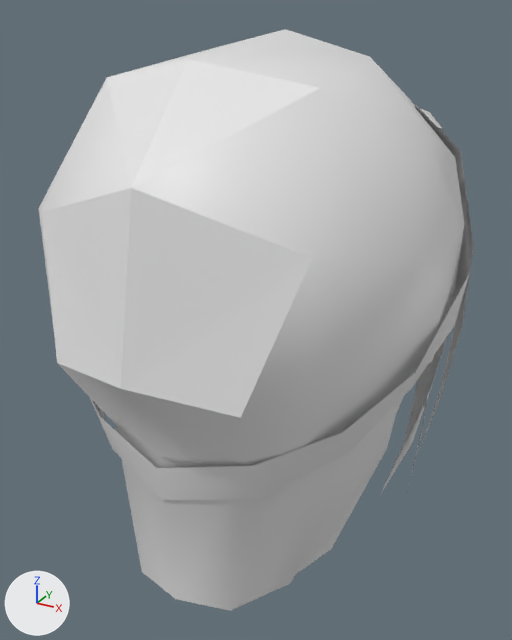
Renders of the glTF model assets/Converted Models/HairStyle/Human Female/Mage Female Hair 35.glb from each side of a commit.
Both versions are drawn from a camera (50 mm lens) standing at (0.126, -0.232, 0.158) and looking at (-0.001, -0.001, 0.042). The lights are fixed; the arrows at lower left show +X, +Y and +Z. The picture after the commit comes second.

In view in the first picture: '��ʦŮͷ��35_0', '��ʦŮͷ��35_1'.
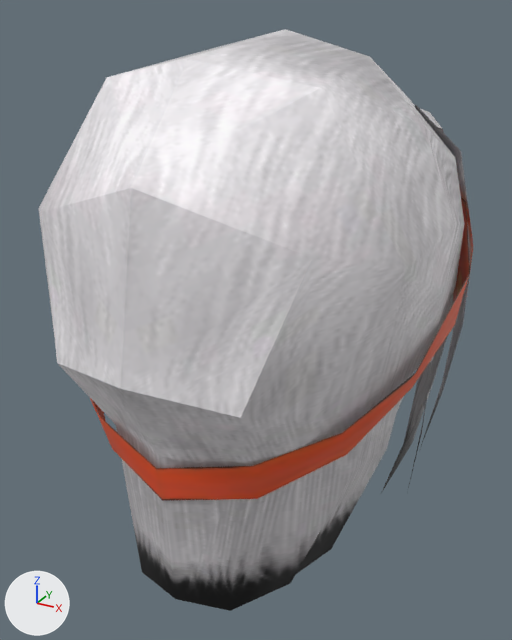
The change in detail:
Picture 'tex_6960625011649863546.dds' (img_tex_6960625011649863546_dds) is new.
Picture 'tex_6055092352253804169.dds' (img_tex_6055092352253804169_dds) is new.
Material '法师女头发35_1_mat' (mat_法师女头发35_1_mat) is new.
Its texture is img_tex_6960625011649863546_dds.
Material '法师女头发35_0_mat' (mat_法师女头发35_0_mat) is new.
Its texture is img_tex_6055092352253804169_dds.
me_ʦůͷ__35_0 has 171 vertices, 210 faces and spans x -0.076..0.077, y -0.087..0.096, z -0.053..0.151.
me_ʦůͷ__35_0 gains material mat_法师女头发35_0_mat (picture img_tex_6055092352253804169_dds).
me_ʦůͷ__35_1 has 28 vertices, 28 faces and spans x -0.076..0.079, y -0.073..0.096, z 0.0..0.105.
me_ʦůͷ__35_1 gains material mat_法师女头发35_1_mat (picture img_tex_6960625011649863546_dds).

Where the change shows, as pixel boxes [x1, y1, x2, y2] in the pictures (512 x 640 px):
'��ʦŮͷ��35_0', recoloured
    both: [40, 29, 473, 611]
'��ʦŮͷ��35_1', recoloured
    both: [90, 196, 470, 501]
